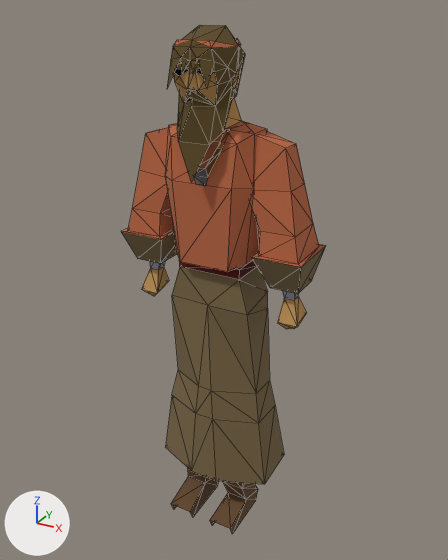
The glTF model public/models/spice-shops.gltf, before and after one commit.
Rendered twice from a 50 mm camera at (109.0, -194.0, 201.0) aimed at (-2.0, 8.0, 100.0). Every picture has the same lights, and +X, +Y and +Z are marked at lower left. The older version comes first. Mesh edges are drawn as thin lines. Vertices at exactly the same position are counted once.
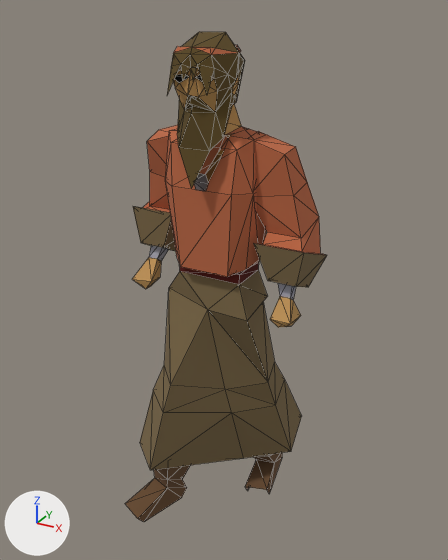
The newer file adds a shape key; the second version is drawn at full value of the shape key 'target_0' of 'Mesh_0', and the change is written as the vertex moves it makes.

Changed parts and their boxes (x1, y1, x2, y2) in the pictures (448 x 560 px; the box of a moved part takes in the faces that stretch with it):
```json
{"object": "Mesh_0", "change": "reshaped", "before": [121, 25, 326, 534], "after": [125, 32, 327, 522]}
{"part": 1, "of": "me_mesh_0", "change": "rebuilt", "before": [166, 260, 284, 534], "after": [125, 262, 302, 522], "on screen": "50% wider"}
{"part": 2, "of": "me_mesh_0", "change": "rebuilt", "before": [251, 131, 326, 329], "after": [254, 131, 327, 327]}
{"part": 3, "of": "me_mesh_0", "change": "moved or reshaped", "before": [121, 25, 268, 296], "after": [132, 32, 266, 289]}
```

Edits to the scene script, one JSON object a line:
```json
{"block": "me_mesh_0", "where": "# used by ob_mesh_0; location = (0.0, 0.0, 0.0)"}
{"op": "remove", "block": "me_mesh_0", "code": "me_mesh_0.from_pydata(...)  # 290 vertices, 516 faces; spans x -38.0..38.0, y -20.0..26.0, z -6.0..196.0"}
{"op": "add", "block": "me_mesh_0", "code": "me_mesh_0.from_pydata(...)  # 291 vertices, 516 faces; spans x -38.0..38.0, y -31.0..44.0, z -7.0..194.0"}
{"block": "me_mesh_0", "change": "me_mesh_0 part 1: the loose piece of 90 vertices spanning x -25.0..25.0, y -18.0..26.0, z -6.0..123.0 is rebuilt with 90 vertices and now spans x -36.0..27.0, y -31.0..44.0, z -7.0..121.0"}
{"block": "me_mesh_0", "change": "me_mesh_0 part 2: the loose piece of 40 vertices spanning x 14.0..38.0, y -11.0..13.0, z 91.0..163.0 is rebuilt with 40 vertices and now spans x 14.0..38.0, y -11.0..15.0, z 94.0..162.0"}
{"block": "me_mesh_0", "change": "me_mesh_0 part 3: 155 vertices removed from x -38.0..18.0, y -20.0..13.0, z 91.0..196.0; 156 vertices added at x -38.0..18.0, y -20.0..20.0, z 97.0..194.0"}
```
